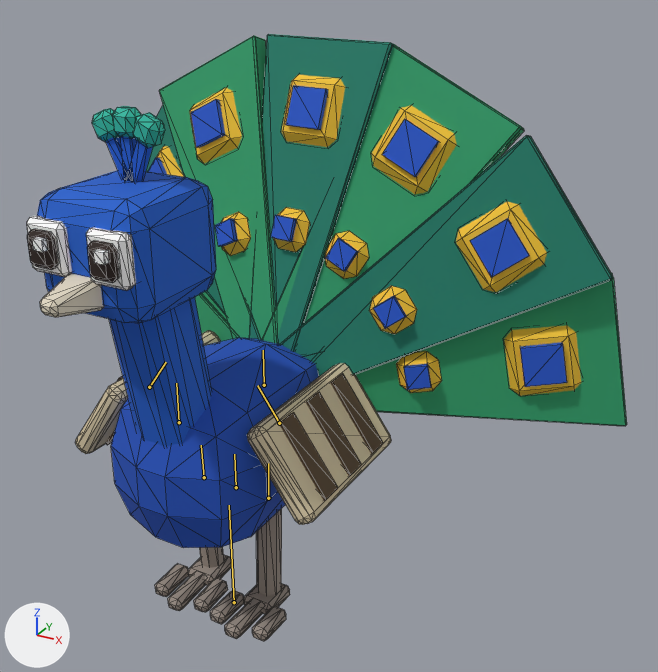
Two versions of the glTF model games/zoo/public/models/peacock_male.glb, one commit apart.
One viewpoint serves both versions: a camera (50 mm lens) standing at (0.719, -0.982, 1.01) and looking at (0.125, 0.097, 0.471). The axes (+X, +Y, +Z) are drawn at lower left. The lights are the same throughout. The older version comes first. Both versions are drawn at frame 36 of the action 'Play'; the numbers are the values there. The bones that bend it are drawn over the model as lines. Mesh edges are drawn as thin lines.

In view in the first picture: 'peacock_male'.
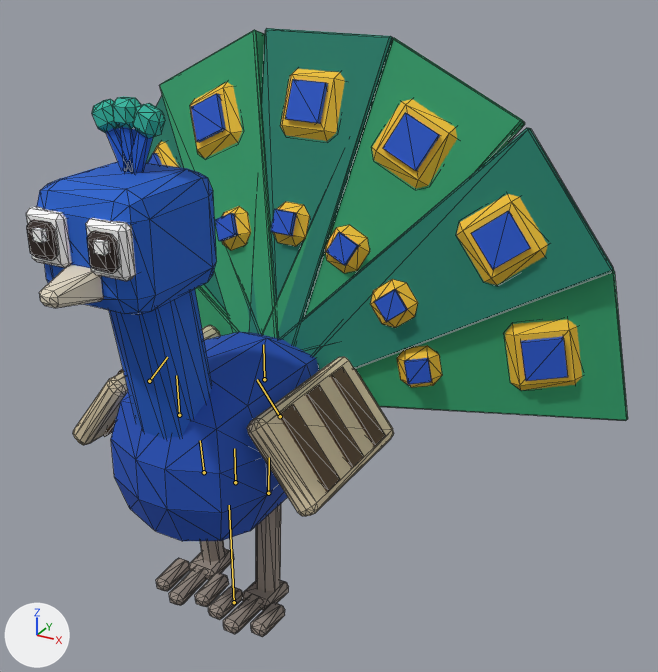
Location of each change, (x1, y1, x2, y2) in pixels of the pictures (658 x 672 px):
'peacock_male', posed
    before: (27, 34, 627, 641)
    after: (26, 28, 628, 637)
bone 'body', root to tip
    before: (236, 487) to (234, 454)
    after: (235, 482) to (234, 448)
bone 'leg_FL', root to tip
    before: (279, 423) to (257, 385)
    after: (280, 416) to (257, 379)
bone 'leg_FR', root to tip
    before: (149, 387) to (166, 362)
    after: (149, 381) to (167, 357)
bone 'leg_HR', root to tip
    before: (204, 477) to (201, 445)
    after: (204, 472) to (200, 440)
bone 'tail2', root to tip
    before: (264, 385) to (263, 350)
    after: (264, 379) to (263, 344)

The change in detail:
Bone 'body' (bone_body) moves from (0.0, 0.022, 0.0) to (0.0, 0.0316, 0.0).
Bone 'leg_FL' (bone_leg_fl) turns from (0, 0, 35) to (0, 0, 38) degrees about its own x, y and z.
Bone 'leg_FR' (bone_leg_fr) turns from (0, 0, -35) to (0, 0, -38) degrees about its own x, y and z.
Bone 'leg_HR' (bone_leg_hr) turns from (4, 0, 0) to (5, 0, 0) degrees about its own x, y and z.
Bone 'tail2' (bone_tail2) turns from (0, -4, 0) to (0, -3, 0) degrees about its own x, y and z.
